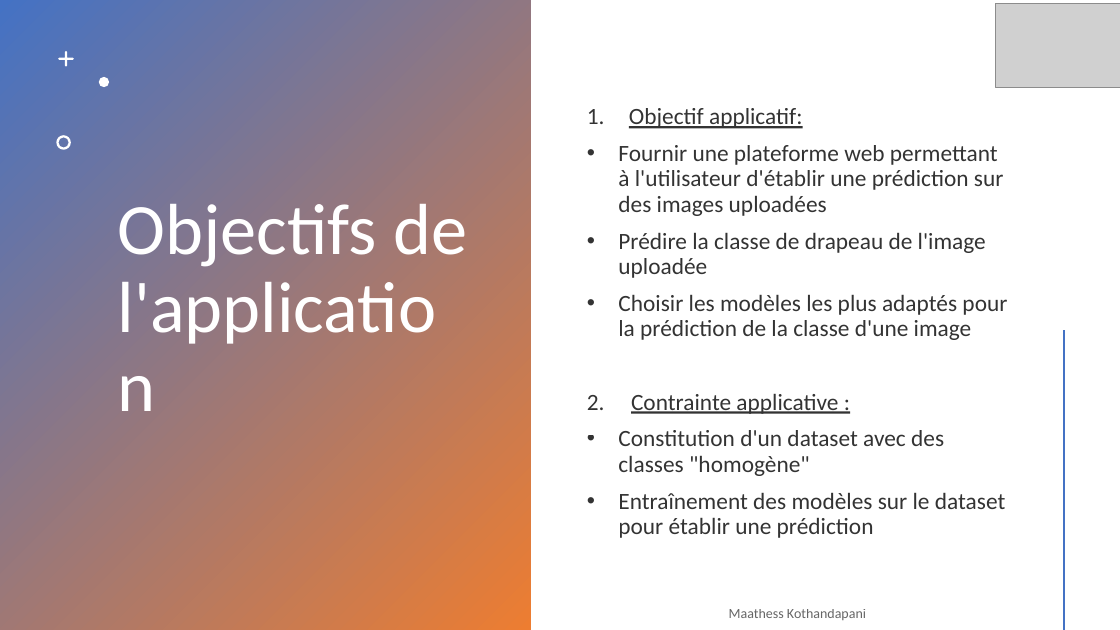
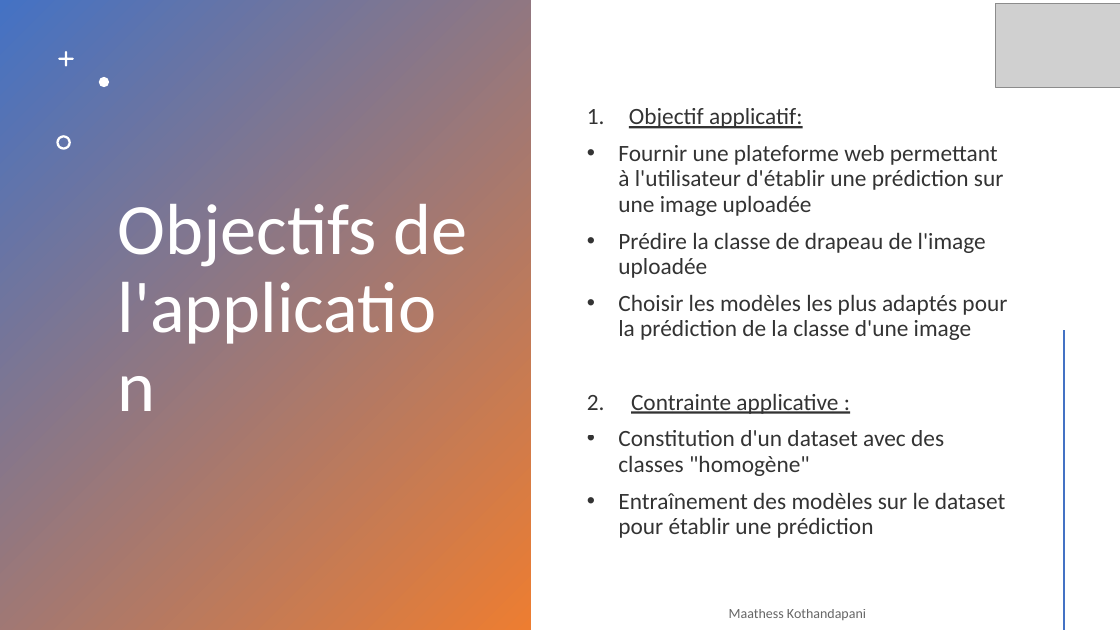
Before and after one commit to Maathess/Projet_annuel_flag, a slide deck: slide 4 of Présentation rattrapage PA.pptx. Drawn at 1120x630 pixels with LibreOffice and Linux fonts; fonts in the diff are those of the drawing; grey boxes stand for pictures. Boxes give left, top, right and bottom in pixels: in the first picture for what was removed or moved away, otherwise in the second. Text is boxed around its words. In the diff, an @@ line names an element or a change of style, - is before the commit and + after.

```diff
--- a/Présentation rattrapage PA.pptx
+++ b/Présentation rattrapage PA.pptx
@@ text at (x1=618, y1=145, x2=1004, y2=216): text changed @@
-• Fournir une plateforme web permettant à l'utilisateur d'établir une prédiction sur des images uploadées
+• Fournir une plateforme web permettant à l'utilisateur d'établir une prédiction sur une image uploadée
```
Also in this commit, not shown: 6 other slides changed, 6 slides added, 1 slide removed, 29 other files.
